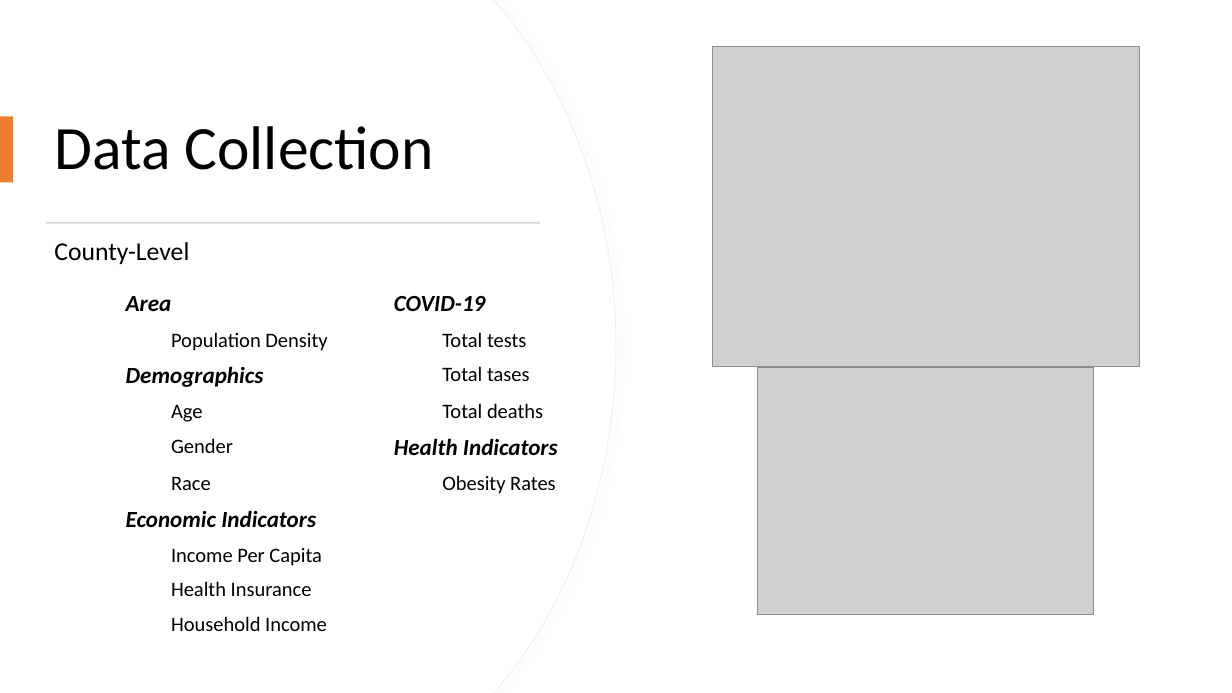
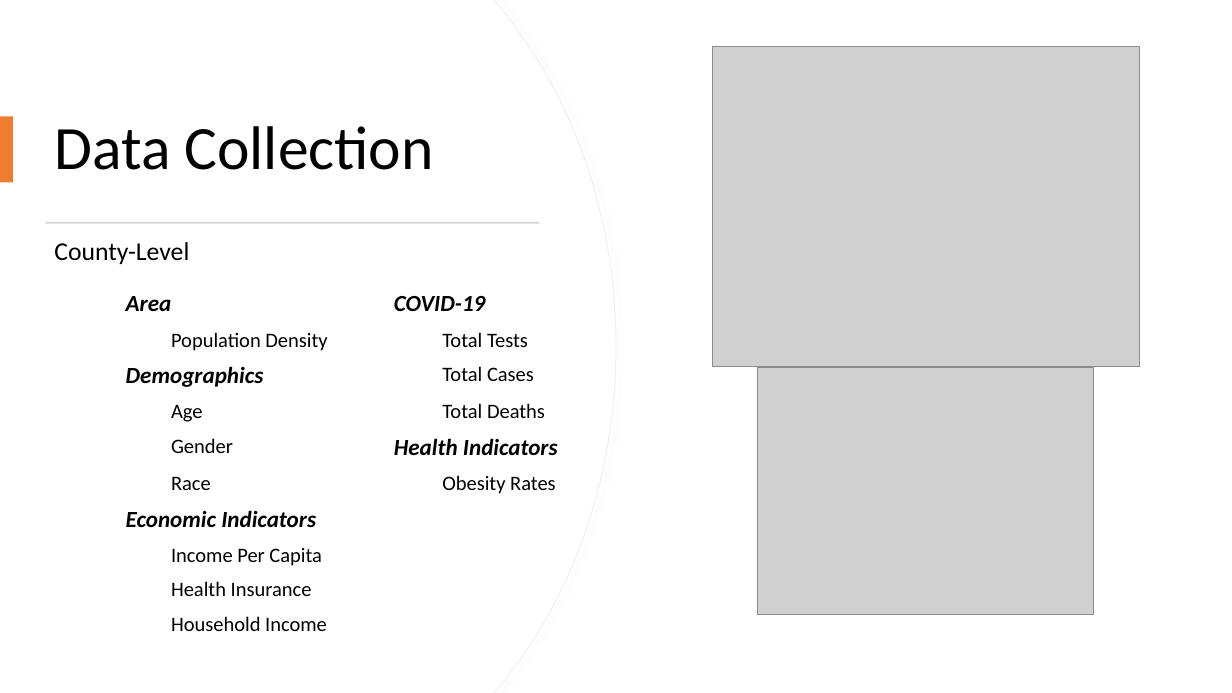
Before and after one commit to cxclark/covid19-analysis, a slide deck: slide 4 of 2020_10_30_covid_usa_analysis.pptx. Drawn at 1232x693 pixels with LibreOffice and Linux fonts; fonts in the diff are those of the drawing; grey boxes stand for pictures. Boxes give left, top, right and bottom in pixels: in the first picture for what was removed or moved away, otherwise in the second. Text is boxed around its words. In the diff, an @@ line names an element or a change of style, - is before the commit and + after.

Commit message:
updated slides

```diff
--- a/2020_10_30_covid_usa_analysis.pptx
+++ b/2020_10_30_covid_usa_analysis.pptx
@@ table at <box>116,286,659,637</box> @@
-row 2, column 4: Total tests
+row 2, column 4: Total Tests
-row 3, column 4: Total tases
+row 3, column 4: Total Cases
-row 4, column 4: Total deaths
+row 4, column 4: Total Deaths
```
Also in this commit, not shown: 6 other slides changed, 3 other files.
